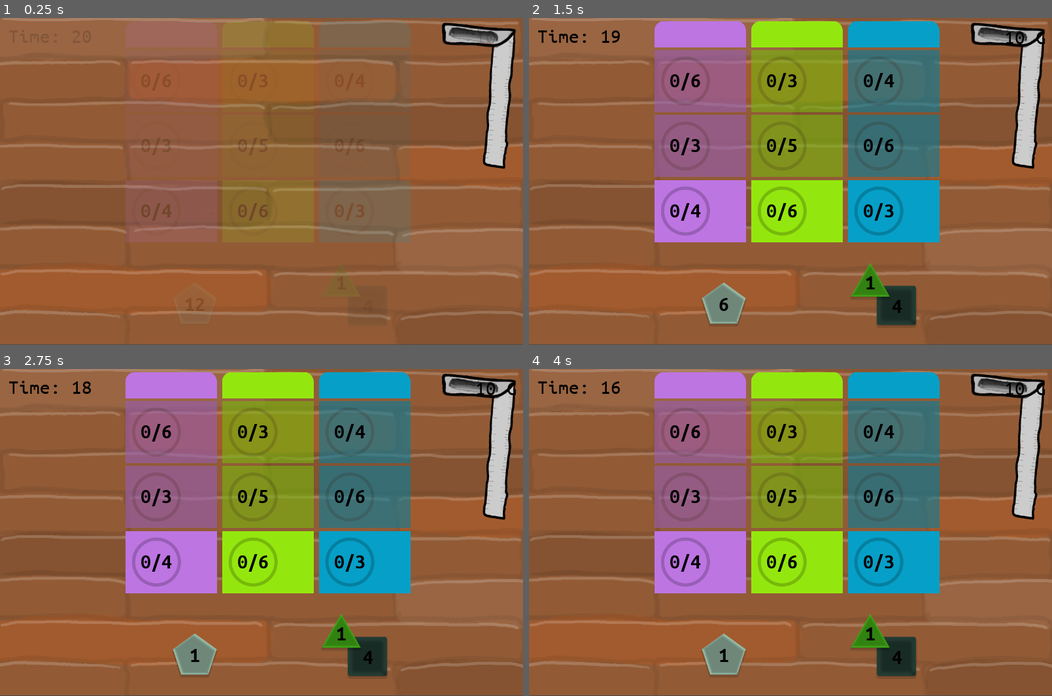
Above: before the commit, frames 1-4 (two rows, left to right).
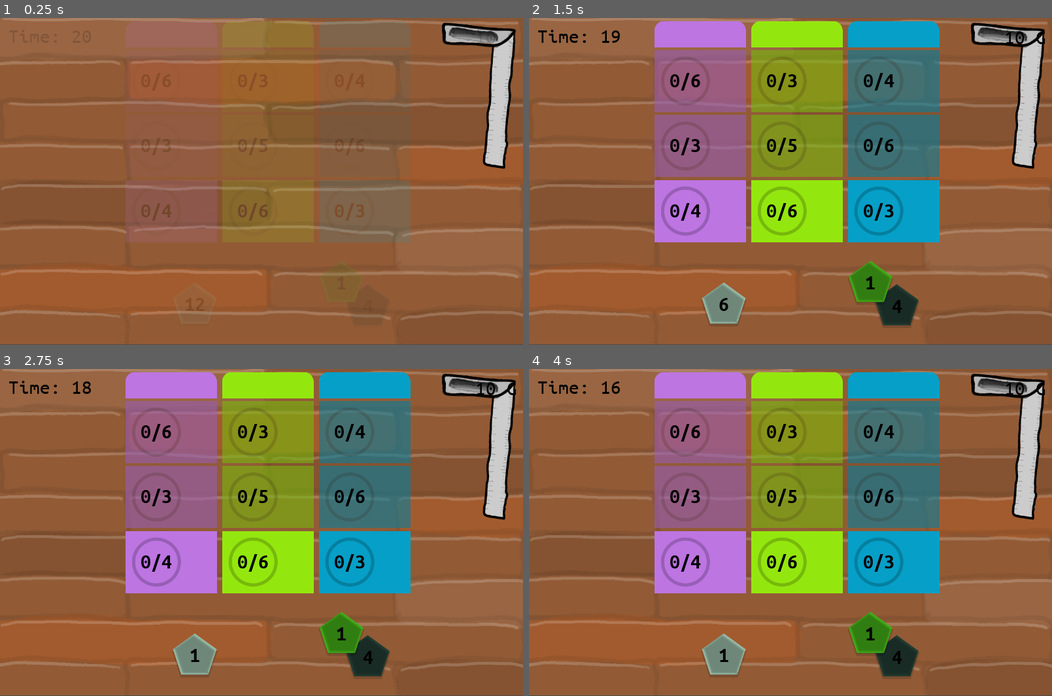
Above: after the commit, the same moments.

Repository: matzebond/DiceRepair
Game: Godot game, scene res://scenes/screens/RootNode.tscn
Two runs of this game, one before a commit and one after it. Both use one fixed random seed, a clock stepped at 60 frames per second and the inputs below.
Inputs (mouse positions are in pixels of both pictures, inside the frame that each line leads up to):
- Up to frame 1 (0.25 s): no input
- Up to frame 2 (1.5 s): drag from (895, 305) to (701, 80) at 0.52 s; tap Enter at 1.25 s; drag from (868, 282) to (701, 80) at 1.27 s
- Up to frame 3 (2.75 s): tap Space at 2 s; move the mouse to (193, 653) at 2.02 s; click (193, 653) at 2.17 s
- Up to frame 4 (4 s): tap Enter at 2.75 s; drag from (764, 597) to (701, 496) at 2.77 s; tap Space at 3.5 s; move the mouse to (947, 581) at 3.52 s; click (947, 581) at 3.67 s

The runs differ from the first frame. In frame 2, 0.6% of the frame differs, in the area x 61-75%, y 74-94%; in frame 3, 0.6%; in frame 4, 0.6%.

Commit message:
money & die state

Diff:
--- a/scenes/die/Die.gd
+++ b/scenes/die/Die.gd
@@ -6,17 +6,26 @@
 static func D6(col = null):
     if not col:
         col = random_color()
-    return [load("res://assets/img/dice/dice_quad.png"), [1,2,3,4,5,6], col]
+    return {"sprite": load("res://assets/img/dice/dice_quint.png"),
+            "faces": [1,2,3,4,5,6],
+            "cost":  6,
+            "color": col}
 
 static func D8(col = null):
     if not col:
         col = random_color()
-    return [load("res://assets/img/dice/dice_tri.png"), [1,2,3,4,5,6,7,8], col]
+    return {"sprite": load("res://assets/img/dice/dice_quint.png"),
+            "faces": [1,2,3,4,5,6,7,8],
+            "cost":  8,
+            "color": col}
 
 static func D12(col = null):
     if not col:
         col = random_color()
-    return [load("res://assets/img/dice/dice_quint.png"), [1,2,3,4,5,6,7,8,9,10,11,12], col]
+    return {"sprite": load("res://assets/img/dice/dice_quint.png"),
+            "faces": [1,2,3,4,5,6,7,8,9,10,11,12],
+            "cost":  12,
+            "color": col}
 
 static func random_color():
     return Color(randf(),randf(), randf(), 1)
@@ -34,6 +43,7 @@
 var faces = []
 var face_index = 0
 var rng = RandomNumberGenerator.new()
+var roll_cost
 
 var mouse_inside = false
 onready var pre_drag_pos = self.position
@@ -46,16 +56,18 @@
 #func _init():
 
 
-func init(sprite, faces, col):
-    self.texture = sprite
-    self.faces = faces
-    self.modulate = col
+func init(state):
+    self.texture = state.sprite
+    self.faces = state.faces
+    self.roll_cost = state.cost
+    self.modulate = state.color
     return self
 
 func _ready():
     rng.randomize()
     if not faces or faces.empty():
         faces = [1, 2, 3, 4, 5, 6]
+        roll_cost = 6
         roll()
 
 
--- a/scenes/screens/GameScene.gd
+++ b/scenes/screens/GameScene.gd
@@ -7,7 +7,7 @@
 
 var game_running = false
 var time = 0
-var money = 10
+var money
 
 
 func end_scene():
@@ -15,12 +15,13 @@
     time = 0
 
 
-func start_scene(dice):
+func start_scene(dice, money):
     game_running = true
     time = ROUND_TIME
+    self.money = money
     emit_signal("money_changed", money)
     for die in dice:
-        var die_inst = Die.instance().init(die[0], die[1], die[2])
+        var die_inst = Die.instance().init(die)
         self.add_die(die_inst)
 
 
--- a/scenes/screens/RootNode.gd
+++ b/scenes/screens/RootNode.gd
@@ -13,6 +13,7 @@
    }
 var active_scene
 var dice = [Dice.D6(), Dice.D8(), Dice.D12()]
+var money = 10
 
 
 func _ready():
@@ -30,7 +31,7 @@
     # instance and add new
     active_scene = Scene.instance()
     add_child(active_scene)
-    active_scene.start_scene(dice)
+    active_scene.start_scene(dice, money)
 
 func end_scene():
     active_scene.end_scene()
--- a/scenes/screens/UpgradeScene.gd
+++ b/scenes/screens/UpgradeScene.gd
@@ -1,13 +1,14 @@
 extends Node2D
+const Die = preload("res://scenes/die/Die.tscn")
 
-const Die = preload("res://scenes/die/Die.tscn")
+signal money_changed(money)
 
 func _on_StartButton_pressed():
     get_tree().current_scene.end_scene()
 
-func start_scene(dice):
+func start_scene(dice, money):
     for die in dice:
-        var die_inst = Die.instance().init(die[0], die[1], die[2])
+        var die_inst = Die.instance().init(die)
         self.add_die(die_inst)
 
 
--- a/scenes/screens/UpgradeScene.tscn
+++ b/scenes/screens/UpgradeScene.tscn
@@ -1,6 +1,7 @@
-[gd_scene load_steps=7 format=2]
+[gd_scene load_steps=8 format=2]
 
 [ext_resource path="res://assets/img/ui/bg.png" type="Texture" id=1]
+[ext_resource path="res://scenes/ui/TimeFont.tres" type="DynamicFont" id=2]
 [ext_resource path="res://assets/fonts/UbuntuMono-R.ttf" type="DynamicFontData" id=3]
 [ext_resource path="res://scenes/drop_area/DropArea.tscn" type="PackedScene" id=4]
 [ext_resource path="res://scenes/screens/ToolBench.gd" type="Script" id=5]
@@ -16,6 +17,20 @@
 [node name="bg" type="Sprite" parent="."]
 position = Vector2( 640, 400 )
 texture = ExtResource( 1 )
+
+[node name="Money" type="Label" parent="."]
+margin_left = 1089.83
+margin_top = 20.3467
+margin_right = 1253.83
+margin_bottom = 71.3467
+rect_pivot_offset = Vector2( 621.451, 310.514 )
+custom_fonts/font = ExtResource( 2 )
+custom_colors/font_color = Color( 0, 0, 0, 1 )
+text = "0 G"
+align = 2
+__meta__ = {
+"_edit_use_anchors_": false
+}
 
 [node name="StartButton" type="Button" parent="."]
 margin_left = 1000.76
